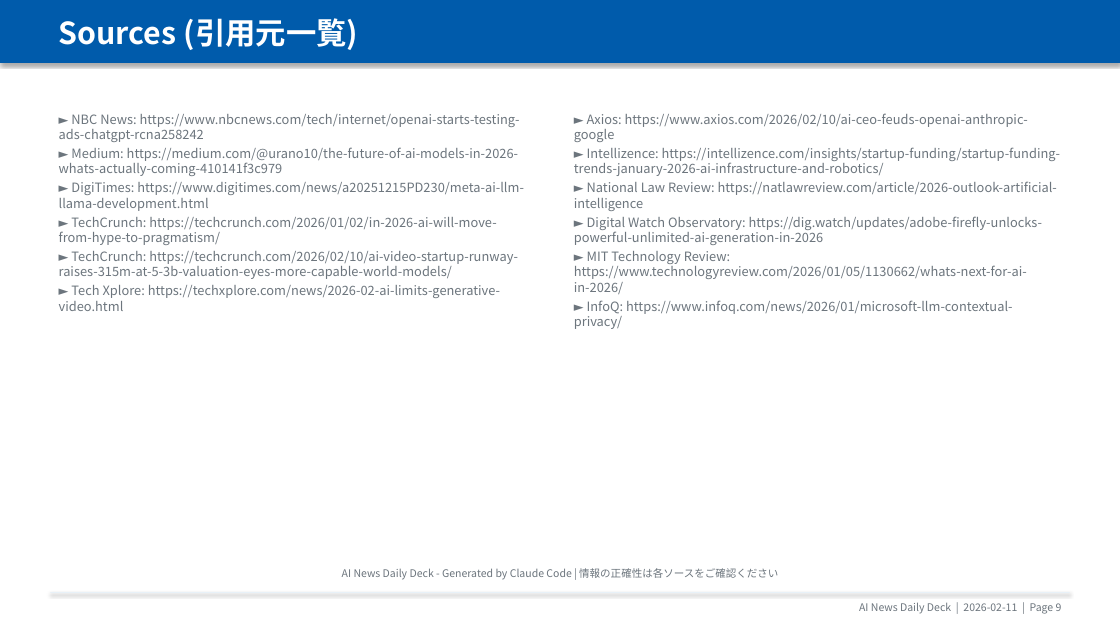
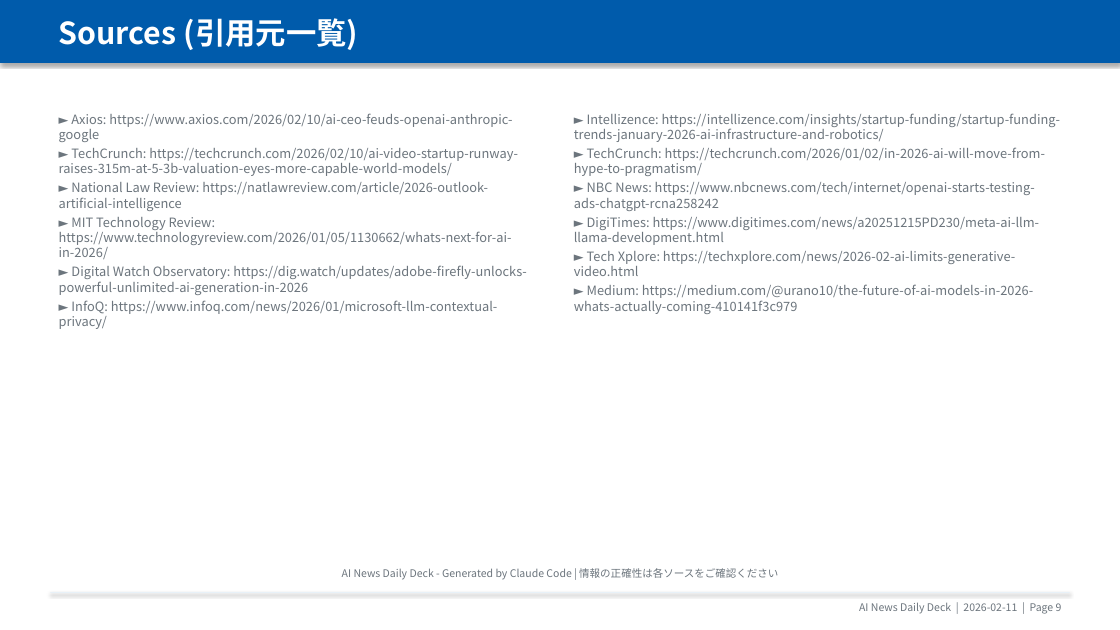
Before and after one commit to chel2311/ai-news-deck-reports, a slide deck: slide 10 of 2026-02-11/report.pptx. Drawn at 1120x630 pixels with LibreOffice and Linux fonts; fonts in the diff are those of the drawing. Boxes give left, top, right and bottom in pixels: in the first picture for what was removed or moved away, otherwise in the second. Text is boxed around its words. In the diff, an @@ line names an element or a change of style, - is before the commit and + after.

```diff
--- a/2026-02-11/report.pptx
+++ b/2026-02-11/report.pptx
@@ text at (59, 113, 512, 142): text changed @@
-► NBC News: https://www.nbcnews.com/tech/internet/openai-starts-testing-ads-chatgpt-rcna258242
-► Medium: https://medium.com/@urano10/the-future-of-ai-models-in-2026-whats-actually-coming-410141f3c979
-► DigiTimes: https://www.digitimes.com/news/a20251215PD230/meta-ai-llm-llama-development.html
-► TechCrunch: https://techcrunch.com/2026/01/02/in-2026-ai-will-move-from-hype-to-pragmatism/
+► Axios: https://www.axios.com/2026/02/10/ai-ceo-feuds-openai-anthropic-google
@@ text at (574, 113, 1028, 142): paragraph removed @@
-► Axios: https://www.axios.com/2026/02/10/ai-ceo-feuds-openai-anthropic-google
@@ text at (574, 147, 1046, 314): text changed @@
-► National Law Review: https://natlawreview.com/article/2026-outlook-artificial-intelligence
-► Digital Watch Observatory: https://dig.watch/updates/adobe-firefly-unlocks-powerful-unlimited-ai-generation-in-2026
-► MIT Technology Review: https://www.technologyreview.com/2026/01/05/1130662/whats-next-for-ai-in-2026/
-► InfoQ: https://www.infoq.com/news/2026/01/microsoft-llm-contextual-privacy/
+► TechCrunch: https://techcrunch.com/2026/01/02/in-2026-ai-will-move-from-hype-to-pragmatism/
+► NBC News: https://www.nbcnews.com/tech/internet/openai-starts-testing-ads-chatgpt-rcna258242
+► DigiTimes: https://www.digitimes.com/news/a20251215PD230/meta-ai-llm-llama-development.html
+► Tech Xplore: https://techxplore.com/news/2026-02-ai-limits-generative-video.html
+► Medium: https://medium.com/@urano10/the-future-of-ai-models-in-2026-whats-actually-coming-410141f3c979
@@ text at (59, 182, 527, 329): text changed @@
-► Tech Xplore: https://techxplore.com/news/2026-02-ai-limits-generative-video.html
+► National Law Review: https://natlawreview.com/article/2026-outlook-artificial-intelligence
+► MIT Technology Review: https://www.technologyreview.com/2026/01/05/1130662/whats-next-for-ai-in-2026/
+► Digital Watch Observatory: https://dig.watch/updates/adobe-firefly-unlocks-powerful-unlimited-ai-generation-in-2026
+► InfoQ: https://www.infoq.com/news/2026/01/microsoft-llm-contextual-privacy/
```
Also in this commit, not shown: 1 other slide changed, 6 other files.
